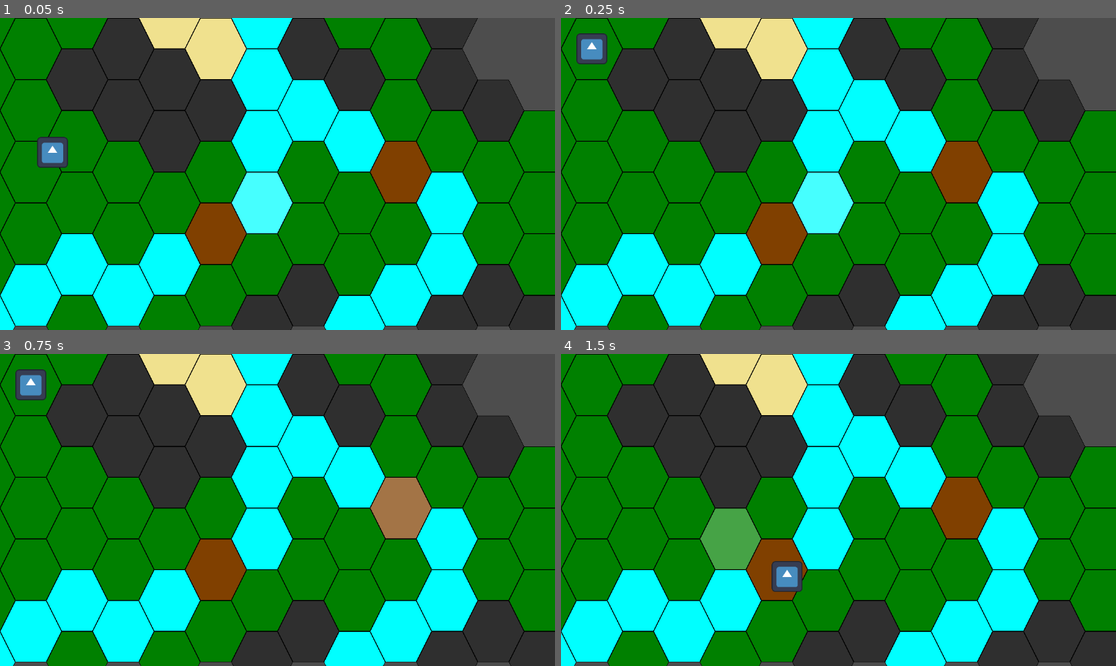
Above: before the commit, frames 1-4 (two rows, left to right).
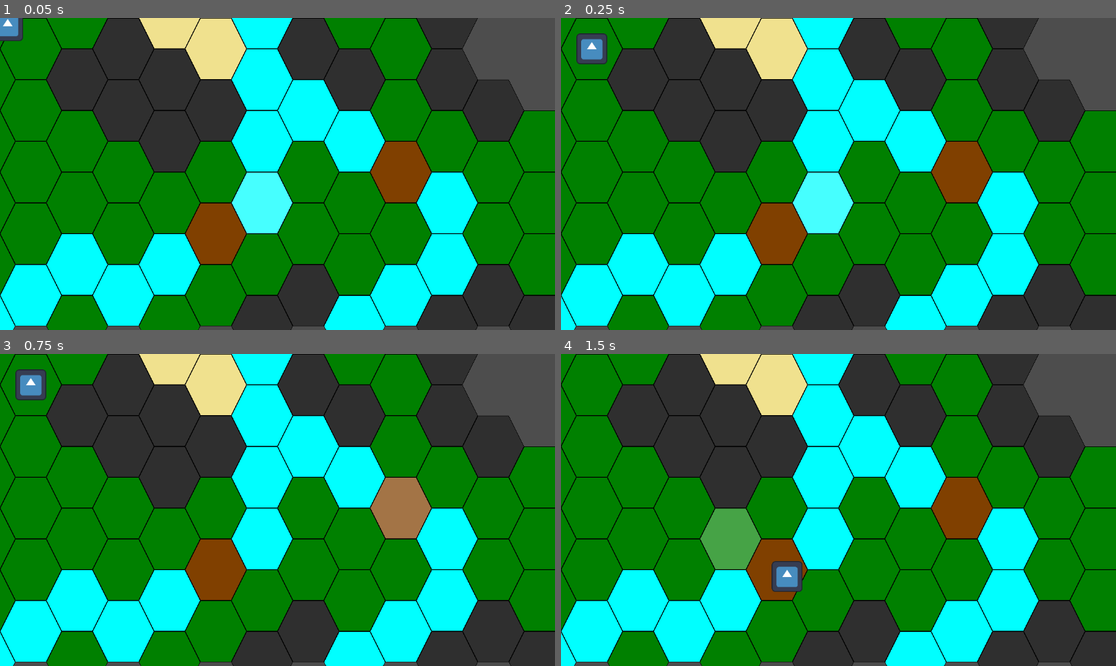
Above: after the commit, the same moments.

Repository: AidasLit/Hex-game-uni
Game: Godot game, scene res://combat_scene.tscn
Two runs of this game, one before a commit and one after it. Both use one fixed random seed, a clock stepped at 60 frames per second and the inputs below. The engine's default icon, where the game draws it, is replaced by a stand-in: a white triangle on a blue panel in a dark square.
Inputs (mouse positions are in pixels of both pictures, inside the frame that each line leads up to):
- Up to frame 1 (0.05 s): no input
- Up to frame 2 (0.25 s): no input
- Up to frame 3 (0.75 s): tap Enter at 0.5 s; move the mouse to (399, 494) at 0.52 s; click (399, 494) at 0.67 s
- Up to frame 4 (1.5 s): move the mouse to (727, 525) at 1.27 s; click (727, 525) at 1.42 s

The runs differ from the first frame. In frame 1, 0.9% of the frame differs, in the area x 0-13%, y 0-49%; in frame 2, nothing differs; in frame 3, nothing differs; in frame 4, nothing differs.

Commit message:
Refactored parts of code

Diff:
--- a/combat_scene.gd
+++ b/combat_scene.gd
@@ -1,12 +1,33 @@
 extends Node2D
 
+### Controls game state/flow
+### This is the core controller for the combat gameplay
+
+@export var grid_system: GridNavigationSystem
+
+var active_unit : PlayableUnit
 
 # Called when the node enters the scene tree for the first time.
 func _ready() -> void:
-	pass # Replace with function body.
+	_setup_units()
 
+# self documenting code amirite
+func _input(event: InputEvent) -> void:
+	if event is InputEventMouseButton:
+		if event.pressed:
+			# local_to_map translates our mouse click position into a tilemap position
+			var target_cell : Vector2i = grid_system.local_to_map(event.position)
+
+			var path = grid_system.get_navigation_path(grid_system.local_to_map(active_unit.global_position), target_cell)
+
+			if not path.is_empty():
+				active_unit.travel_path(path)
 
 # Called every frame. 'delta' is the elapsed time since the previous frame.
 func _process(delta: float) -> void:
 	if Input.is_action_just_pressed("ui_cancel"):
 		get_tree().quit()
+
+func _setup_units():
+	active_unit = $units/solider
+	active_unit.goto_location(grid_system.map_to_local(Vector2i(0, 0)))
--- a/combat_scene.tscn
+++ b/combat_scene.tscn
@@ -1,16 +1,14 @@
-[gd_scene load_steps=7 format=4 uid="uid://ch5xo586e1oca"]
+[gd_scene load_steps=6 format=4 uid="uid://ch5xo586e1oca"]
 
 [ext_resource type="Script" path="res://combat_scene.gd" id="1_5m3e4"]
 [ext_resource type="TileSet" uid="uid://ctmfxmh1mw5a0" path="res://test_tileset.tres" id="1_15dw0"]
 [ext_resource type="Script" path="res://grid_system.gd" id="1_ae7sf"]
-[ext_resource type="Script" path="res://unit_test.gd" id="2_fcn8v"]
-[ext_resource type="Texture2D" uid="uid://dhqmfd7nw15k4" path="res://icon.svg" id="2_nabnp"]
+[ext_resource type="PackedScene" uid="uid://cf7cjrxmf24e4" path="res://test_unit_solider.tscn" id="4_342nx"]
+[ext_resource type="Script" path="res://transparent_layer.gd" id="4_yaaix"]
 
-[sub_resource type="RectangleShape2D" id="RectangleShape2D_nibyf"]
-size = Vector2(64, 64)
-
-[node name="combat-scene" type="Node2D"]
+[node name="combat-scene" type="Node2D" node_paths=PackedStringArray("grid_system")]
 script = ExtResource("1_5m3e4")
+grid_system = NodePath("grid-system")
 
 [node name="grid-system" type="Node2D" parent="."]
 script = ExtResource("1_ae7sf")
@@ -21,17 +19,10 @@
 
 [node name="transparent-layer" type="TileMapLayer" parent="grid-system"]
 tile_set = ExtResource("1_15dw0")
+script = ExtResource("4_yaaix")
 
-[node name="unit-test" type="CharacterBody2D" parent="." node_paths=PackedStringArray("tilemap_layer", "grid_system")]
-position = Vector2(124, 351)
-script = ExtResource("2_fcn8v")
-tilemap_layer = NodePath("../grid-system/base-layer")
-grid_system = NodePath("../grid-system")
-metadata/_edit_group_ = true
+[node name="units" type="Node2D" parent="."]
 
-[node name="Sprite2D" type="Sprite2D" parent="unit-test"]
-scale = Vector2(0.5, 0.5)
-texture = ExtResource("2_nabnp")
-
-[node name="CollisionShape2D" type="CollisionShape2D" parent="unit-test"]
-shape = SubResource("RectangleShape2D_nibyf")
+[node name="solider" parent="units" node_paths=PackedStringArray("tilemap_layer", "grid_system") instance=ExtResource("4_342nx")]
+tilemap_layer = NodePath("../../grid-system/base-layer")
+grid_system = NodePath("../../grid-system")
--- a/grid_system.gd
+++ b/grid_system.gd
@@ -1,5 +1,9 @@
 extends Node2D
-class_name grid_navigation_system
+class_name GridNavigationSystem
+
+### grid_system should only concern the GRID
+### other nodes can access the available methods
+### but here there needs to be no logic for things other than the grid itself
 
 ### astar needs to store cells as integer ids
 ### meaning we have to extract the location from id when needed and vice versa
@@ -22,9 +26,6 @@
 var astargrid = AStar2D.new()
 var cells : Dictionary
 
-var prev_hovered_cell : Vector2i
-var hovered_cell : Vector2i
-
 func _ready() -> void:
 	cells.clear()
 	_setup_astar()
@@ -32,7 +33,7 @@
 	print(cells)
 
 func _process(delta: float) -> void:
-	_update_hovered_cell()
+	pass
 
 func _setup_astar():
 	var start_cell = Vector2i(0, 0)
@@ -59,32 +60,28 @@
 	astargrid.add_point(id, location)
 	cells[location] = id
 
-func _update_hovered_cell():
-	hovered_cell = transparent_layer.local_to_map(get_viewport().get_mouse_position())
-
-	if hovered_cell != prev_hovered_cell:
-		transparent_layer.erase_cell(prev_hovered_cell)
-
-	transparent_layer.set_cell(hovered_cell, 0, Vector2i(0, 1))
-
-	prev_hovered_cell = hovered_cell
-
 # can this cell be traveled to
 func navigation_check(target_cell):
 	var walkable : bool = false
 	walkable = base_layer.get_cell_tile_data(target_cell).get_custom_data("walkable")
 	return walkable
 
-func get_navigation_path(from_cell : Vector2i, target_cell : Vector2i) -> Array[Vector2i]:
+func get_navigation_path(from_cell : Vector2i, target_cell : Vector2i) -> Array[Vector2]:
 	# return empty path is the destination is invalid
 	if not cells.has(target_cell):
 		#print("invalid target")
 		return []
 
 	var path = astargrid.get_id_path(cells[from_cell], cells[target_cell])
-	var index_path : Array[Vector2i] = []
+	var position_path : Array[Vector2] = []
 
-	for step in path:
-		index_path.append(Vector2i(astargrid.get_point_position(step)))
+	for step : int in path:
+		position_path.append(map_to_local(astargrid.get_point_position(step)))
 
-	return index_path
+	return position_path
+
+func local_to_map(location : Vector2):
+	return base_layer.local_to_map(location)
+
+func map_to_local(map_location : Vector2i):
+	return base_layer.map_to_local(map_location)
--- /dev/null
+++ b/test_unit_solider.tscn
@@ -0,0 +1,18 @@
+[gd_scene load_steps=4 format=3 uid="uid://cf7cjrxmf24e4"]
+
+[ext_resource type="Script" path="res://unit_test.gd" id="1_pw12l"]
+[ext_resource type="Texture2D" uid="uid://dhqmfd7nw15k4" path="res://icon.svg" id="2_g1sa5"]
+
+[sub_resource type="RectangleShape2D" id="RectangleShape2D_nibyf"]
+size = Vector2(64, 64)
+
+[node name="unit-test" type="CharacterBody2D"]
+script = ExtResource("1_pw12l")
+metadata/_edit_group_ = true
+
+[node name="Sprite2D" type="Sprite2D" parent="."]
+scale = Vector2(0.5, 0.5)
+texture = ExtResource("2_g1sa5")
+
+[node name="CollisionShape2D" type="CollisionShape2D" parent="."]
+shape = SubResource("RectangleShape2D_nibyf")
--- /dev/null
+++ b/transparent_layer.gd
@@ -0,0 +1,23 @@
+extends TileMapLayer
+
+
+var hovered_cell : Vector2i
+var prev_hovered_cell : Vector2i
+
+# Called when the node enters the scene tree for the first time.
+func _ready() -> void:
+	pass # Replace with function body.
+
+
+# Called every frame. 'delta' is the elapsed time since the previous frame.
+func _process(delta: float) -> void:
+	_update_hovered_cell()
+
+func _update_hovered_cell():
+	hovered_cell = self.local_to_map(get_viewport().get_mouse_position())
+
+	if hovered_cell != prev_hovered_cell:
+		self.erase_cell(prev_hovered_cell)
+		self.set_cell(hovered_cell, 0, Vector2i(0, 1))
+
+	prev_hovered_cell = hovered_cell
--- a/unit_test.gd
+++ b/unit_test.gd
@@ -1,40 +1,22 @@
 extends CharacterBody2D
+class_name PlayableUnit
 
 @export var tilemap_layer: TileMapLayer
-@export var grid_system: grid_navigation_system
-
-var current_cell : Vector2i
-
+@export var grid_system: GridNavigationSystem
 
 func _ready() -> void:
-	goto_cell(Vector2i(0, 0))
+	pass
 
-# self documenting code amirite
-func _input(event: InputEvent) -> void:
-	if event is InputEventMouseButton:
-		if event.pressed:
-			# local_to_map translates our mouse click position into a tilemap position
-			var target_cell : Vector2i = tilemap_layer.local_to_map(event.position)
-
-			var path = grid_system.get_navigation_path(current_cell, target_cell)
-
-			if not path.is_empty():
-				travel_path(path)
-
-func travel_path(path):
-	for next_step in path:
+func travel_path(path : Array[Vector2]):
+	for next_step : Vector2 in path:
 		# await needs to happen inside this loop
 		# if it's in a seperate function, the looped functions will be executed in parallel, which is not what we want
 		var tween = get_tree().create_tween()
-		tween.tween_property(self, "global_position", tilemap_layer.map_to_local(next_step), 0.1)
+		tween.tween_property(self, "global_position", next_step, 0.1)
 		await tween.finished
 
-		current_cell = next_step
-
 # travels to a cell, for singular use only
-func goto_cell(target : Vector2i):
+func goto_location(target : Vector2):
 	var tween = get_tree().create_tween()
-	tween.tween_property(self, "global_position", tilemap_layer.map_to_local(target), 0.2)
+	tween.tween_property(self, "global_position", target, 0.2)
 	await tween.finished
-
-	current_cell = target
